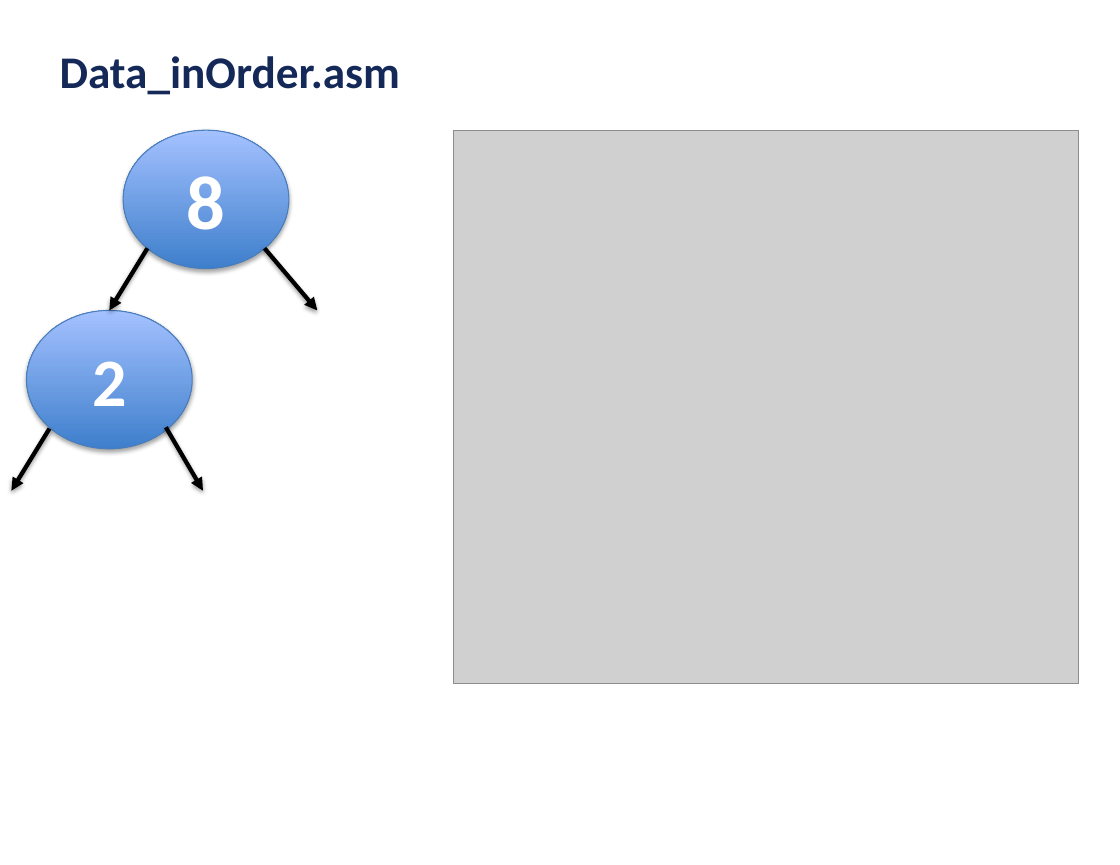
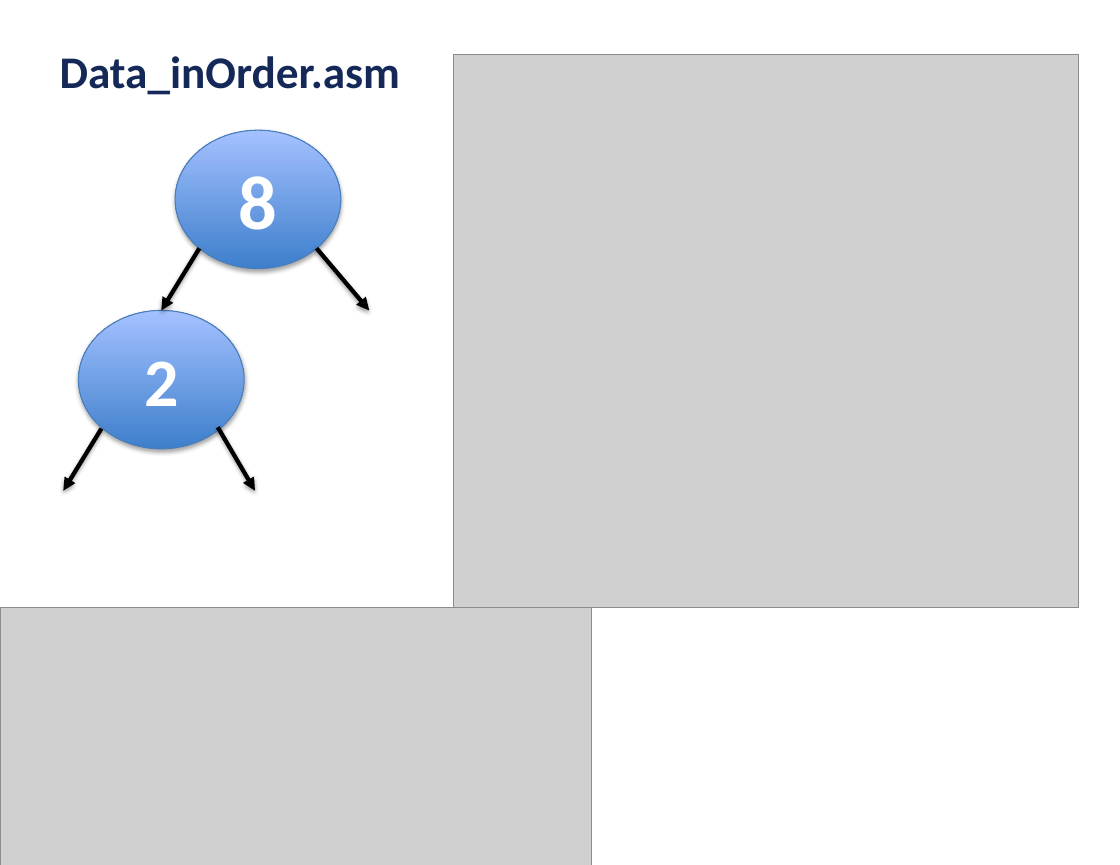
Before and after one commit to ubhowmik/ECE220_Fall2019, a slide deck: slide 9 of LEC#22/Lecture_22.pptx. Drawn at 1120x865 pixels with LibreOffice and Linux fonts; fonts in the diff are those of the drawing; grey boxes stand for pictures; background and template pictures are left out. Boxes give left, top, right and bottom in pixels: in the first picture for what was removed or moved away, otherwise in the second. Text is boxed around its words. In the diff, an @@ line names an element or a change of style, - is before the commit and + after.

```diff
--- a/LEC#22/Lecture_22.pptx
+++ b/LEC#22/Lecture_22.pptx
@@ picture moved from (x1=453, y1=130, x2=1079, y2=684) to (x1=453, y1=54, x2=1079, y2=608) @@
@@ 4 arrows, 2 ellipses moved together from (x1=11, y1=130, x2=318, y2=491) to (x1=63, y1=130, x2=370, y2=491) @@
@@ picture added at (x1=1, y1=608, x2=592, y2=865) @@
```
Also in this commit, not shown: 2 other slides changed, 1 other file.
